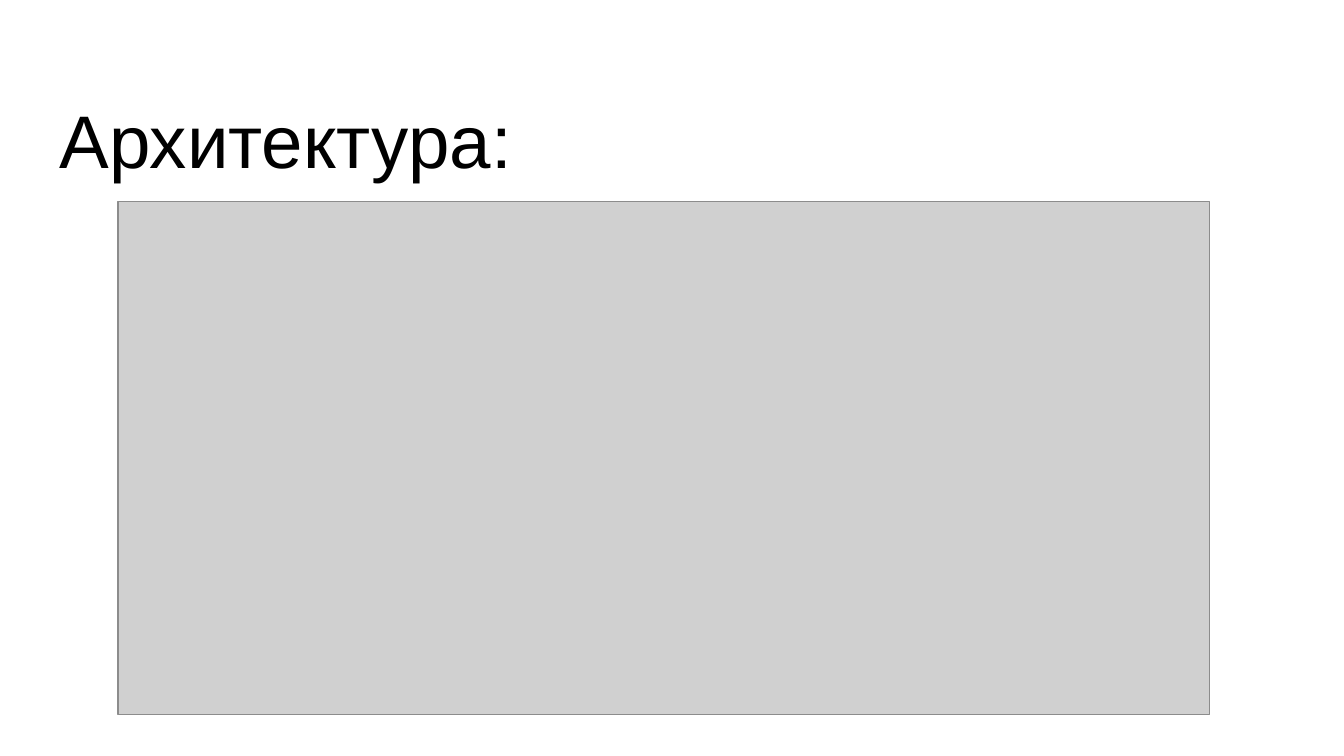
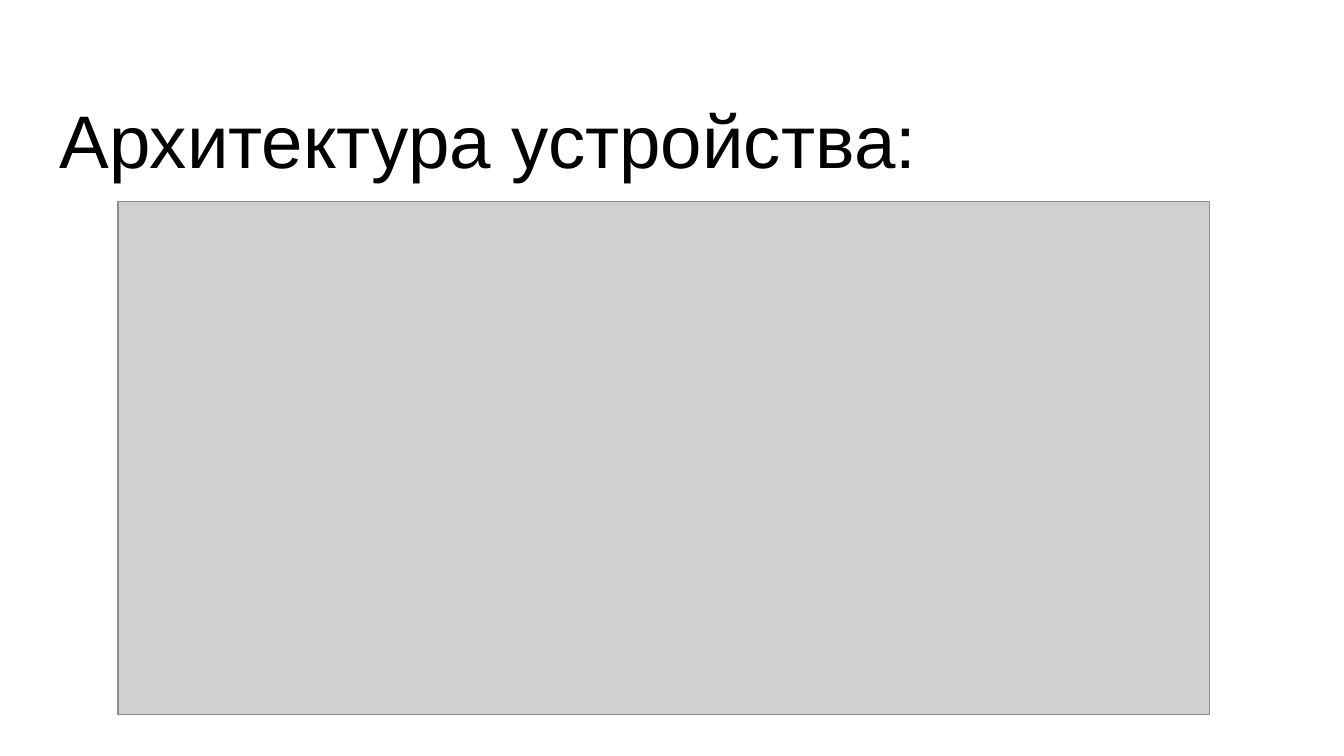
Before and after one commit to VitSaf/NIR, a slide deck: slide 3 of Диплом/Презентация.odp. Drawn at 1344x756 pixels with LibreOffice and Linux fonts; fonts in the diff are those of the drawing; grey boxes stand for pictures; background and template pictures are left out. Boxes give left, top, right and bottom in pixels: in the first picture for what was removed or moved away, otherwise in the second. Text is boxed around its words. In the diff, an @@ line names an element or a change of style, - is before the commit and + after.

```diff
--- a/Диплом/Презентация.odp
+++ b/Диплом/Презентация.odp
@@ title at box(60, 112, 916, 182): text changed @@
-Архитектура:
+Архитектура устройства:
```
Also in this commit, not shown: 1 other slide changed.
